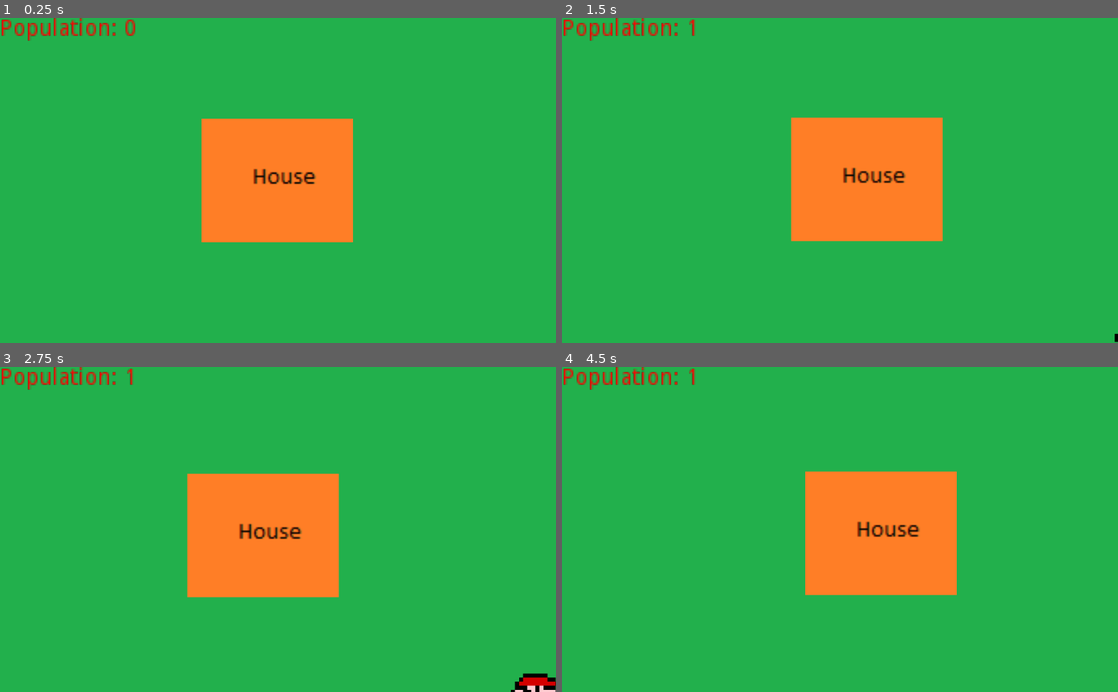
Above: before the commit, frames 1-4 (two rows, left to right).
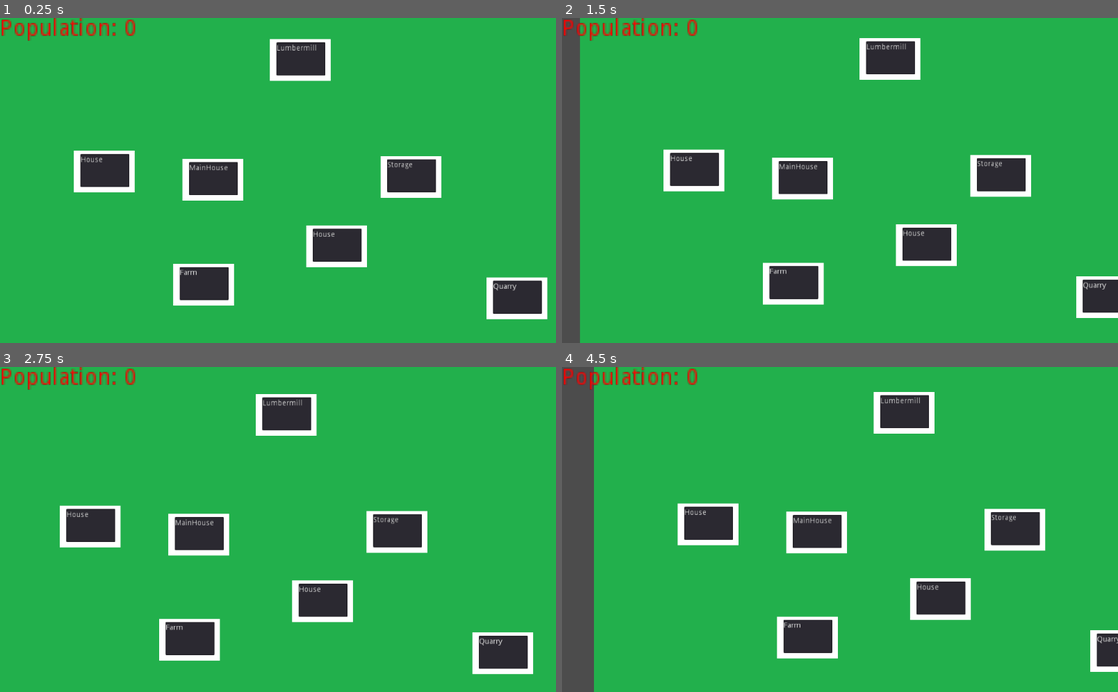
Above: after the commit, the same moments.

Repository: JakubMifek/snooper
Game: Godot game, scene res://scenes/Game.tscn
Two runs of this game, one before a commit and one after it. Both use one fixed random seed, a clock stepped at 60 frames per second and the inputs below.
Inputs (mouse positions are in pixels of both pictures, inside the frame that each line leads up to):
- Up to frame 1 (0.25 s): no input
- Up to frame 2 (1.5 s): move the mouse to (867, 180) at 0.52 s; tap Enter at 1.25 s; move the mouse to (812, 180) at 1.27 s
- Up to frame 3 (2.75 s): tap Space at 2 s; move the mouse to (289, 523) at 2.02 s
- Up to frame 4 (4.5 s): tap Enter at 2.75, 4.25 s; move the mouse to (834, 536) at 2.77 s; tap Space at 3.5 s; move the mouse to (878, 532) at 3.52 s; move the mouse to (795, 526) at 4.27 s

The runs differ from the first frame. In frame 1, 19% of the frame differs, in the area x 13-99%, y 6-93%; in frame 2, 22%; in frame 3, 19%; in frame 4, 24%, in the area x 0-100%, y 0-100%.
Error after the commit: Attempt to call function 'spawnCitizen' in base 'null instance' on a null instance. (res://scenes/population/Population.gd:20)

Commit message:
Modify Game scene

Diff:
--- a/Snooper/scenes/Game.tscn
+++ b/Snooper/scenes/Game.tscn
@@ -1,21 +1,15 @@
-[gd_scene load_steps=6 format=2]
+[gd_scene load_steps=4 format=2]
 
 [ext_resource path="res://scenes/camera/Camera.tscn" type="PackedScene" id=1]
 [ext_resource path="res://scenes/population/Population.tscn" type="PackedScene" id=2]
-[ext_resource path="res://scenes/buildings/house/House.tscn" type="PackedScene" id=3]
-[ext_resource path="res://images/backgrounds/greeen.jpg" type="Texture" id=4]
-[ext_resource path="res://scenes/Map.gd" type="Script" id=5]
+[ext_resource path="res://scenes/Village.tscn" type="PackedScene" id=3]
 
 [node name="Root" type="Node2D"]
 
 [node name="Camera" parent="." instance=ExtResource( 1 )]
 
 [node name="Population" parent="." instance=ExtResource( 2 )]
-mapScene = NodePath("../Map")
+mapScene = NodePath("")
 
-[node name="House" parent="." instance=ExtResource( 3 )]
-
-[node name="Map" type="Sprite" parent="."]
-scale = Vector2( 10, 10 )
-texture = ExtResource( 4 )
-script = ExtResource( 5 )
+[node name="Node2D" parent="." instance=ExtResource( 3 )]
+position = Vector2( -512.622, -314.606 )
